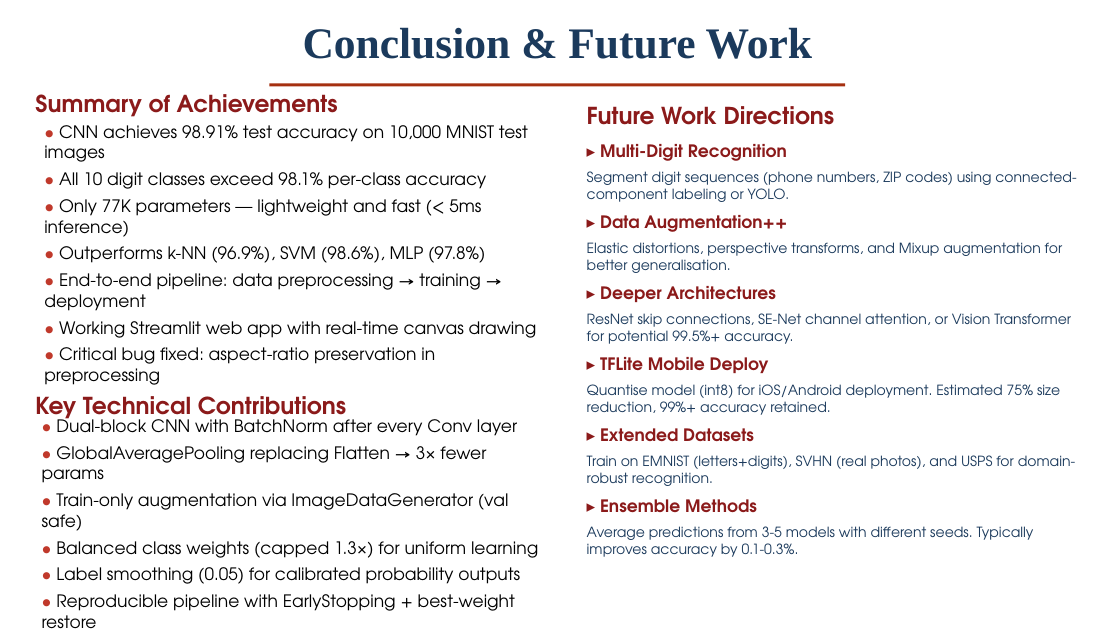
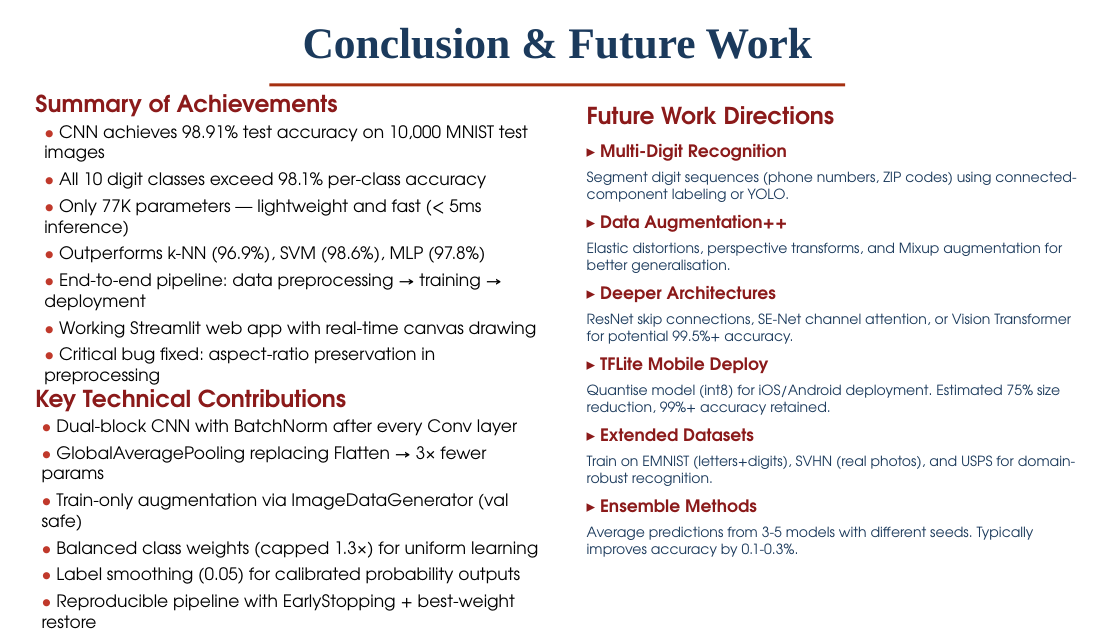
Before and after one commit to abhay-singh1100/HandWrittenDigit, a slide deck: slide 14 of ICSSCS_2026_Detailed_v3.pptx. Drawn at 1120x630 pixels with LibreOffice and Linux fonts; fonts in the diff are those of the drawing. Boxes give left, top, right and bottom in pixels: in the first picture for what was removed or moved away, otherwise in the second. Text is boxed around its words. In the diff, an @@ line names an element or a change of style, - is before the commit and + after.

```diff
--- a/ICSSCS_2026_Detailed_v3.pptx
+++ b/ICSSCS_2026_Detailed_v3.pptx
@@ text "Key Technical Contributions": place and size @@
-text "Key Technical Contributions" at [35, 396, 346, 424]
+text "Key Technical Contributions" at [35, 382, 346, 412]
```
Also in this commit, not shown: 4 other slides changed, 1 other file.
